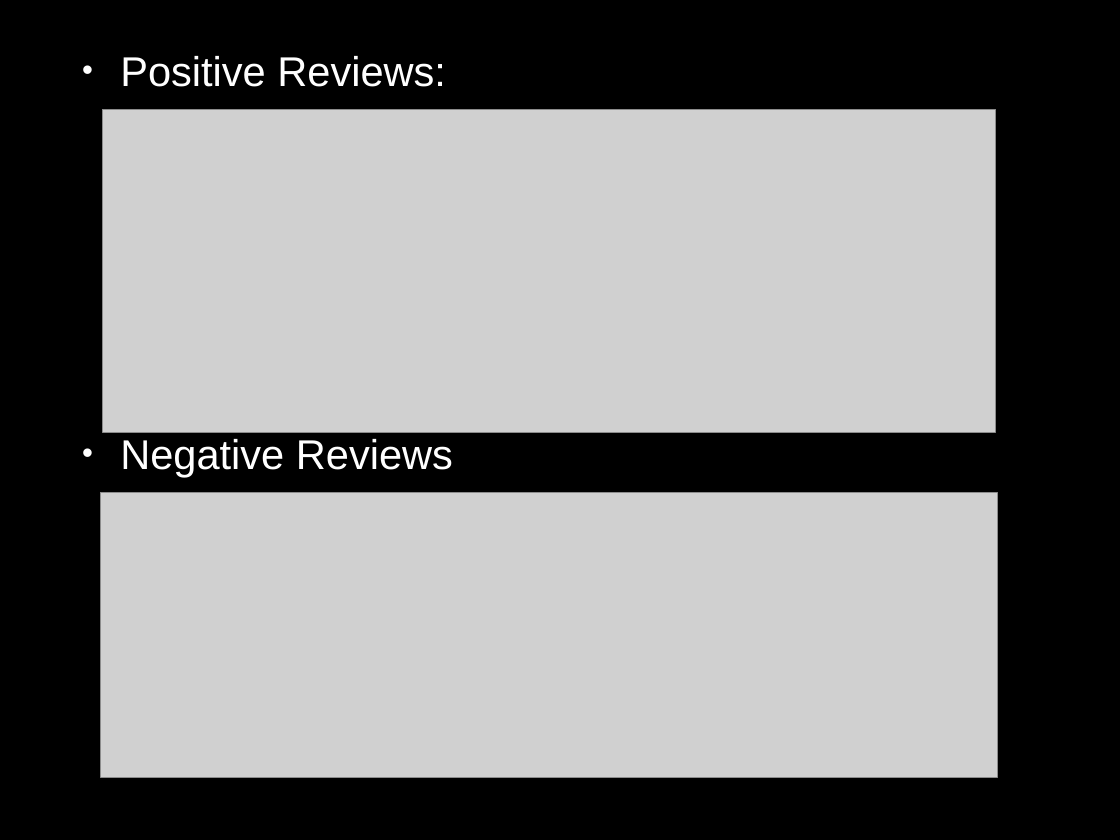
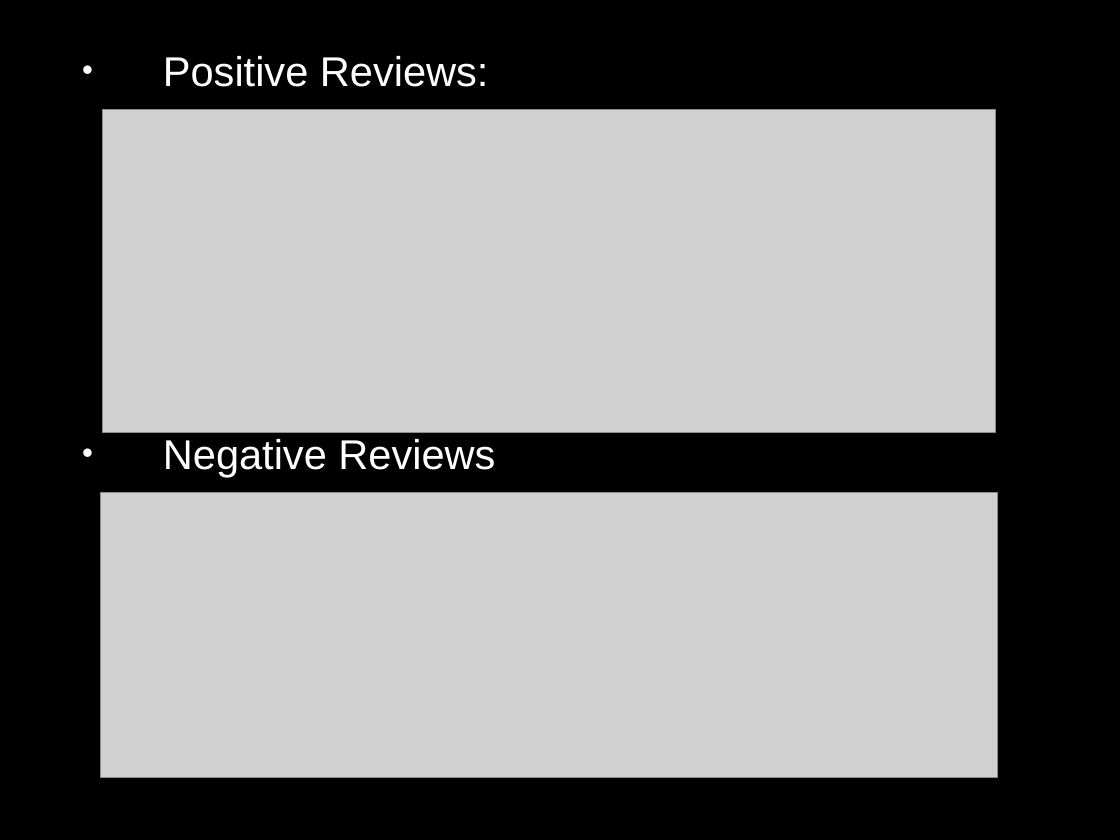
Before and after one commit to sandyhmmm/FinalsProject, a slide deck: slide 5 of finals/FinalPresentationGithub.pptx. Drawn at 1120x840 pixels with LibreOffice and Linux fonts; fonts in the diff are those of the drawing; grey boxes stand for pictures. Boxes give left, top, right and bottom in pixels: in the first picture for what was removed or moved away, otherwise in the second. Text is boxed around its words. In the diff, an @@ line names an element or a change of style, - is before the commit and + after.

```diff
--- a/finals/FinalPresentationGithub.pptx
+++ b/finals/FinalPresentationGithub.pptx
@@ text "Positive Reviews:" at bbox=[163, 56, 495, 477]: indent changed @@
```
Also in this commit, not shown: 9 other slides changed, 1 slide added, 1 slide removed, 2 other files.
